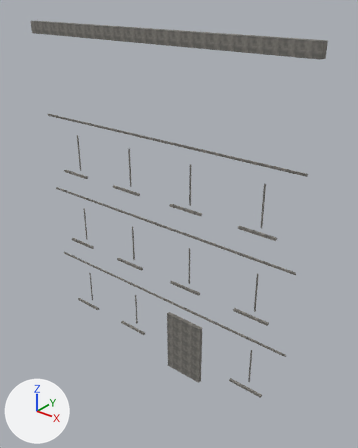
What one commit did to the OBJ model resources/blender/zombie_street/Street_BlockL0_Trim.obj.
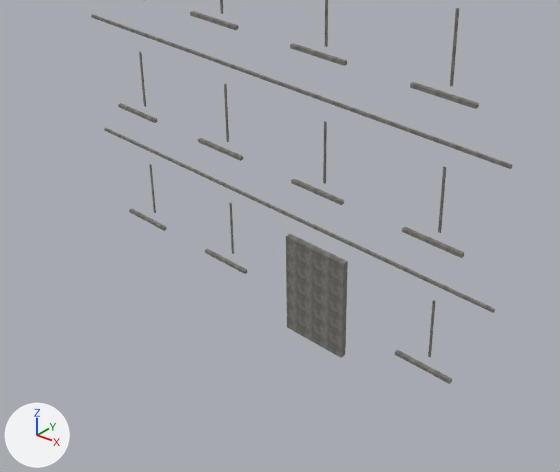
Old and new are each drawn whole from a 50 mm lens placed at (10.87, -12.23, 13.75), pointed at (0.72, 0.45, 5.88) and again close up on the part from 1% to 90% of the width and 40% to 100% of the height. Lighting does not change. The marker at lower left points along +X, +Y and +Z. The older version's two pictures come first. Where no turn or scale is listed for an object, it has been applied to the vertices.

Names of what the first close-up shows: 'Street_BlockL0_Trim'.
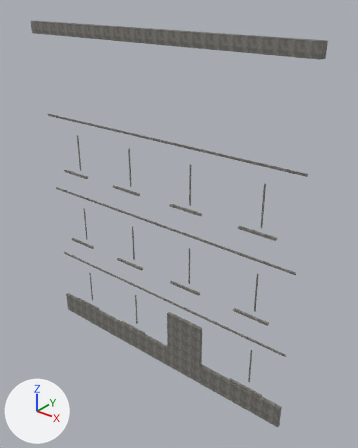
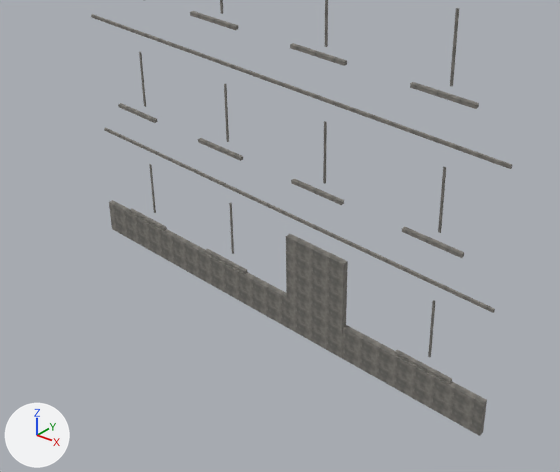
The change, as a diff of the scene's bpy script:
```diff
--- a/resources/blender/zombie_street/Street_BlockL0_Trim.obj.py
+++ b/resources/blender/zombie_street/Street_BlockL0_Trim.obj.py
@@ me_street_blockl0_trim @@
 # used by ob_street_blockl0_trim; location = (0.0, 0.0, 0.0)
-me_street_blockl0_trim.from_pydata(...)  # 216 vertices, 324 faces; spans x -5.7..5.7, y -0.26..0.23, z -0.38..12.5
+me_street_blockl0_trim.from_pydata(...)  # 224 vertices, 336 faces; spans x -5.7..5.7, y -0.26..0.23, z -0.4..12.5
+# me_street_blockl0_trim part 1: a new loose piece, a box spanning x -5.66..5.66, y -0.13..0.0, z -0.4..0.48, in mat_trimstone (picture img_trimstone_png)
 me_street_blockl0_trim.materials.append(mat_trimstone)
```

Pixel boxes (x1, y1, x2, y2) of what changed, in the close-ups (560 x 472 px):
'Street_BlockL0_Trim', reshaped
    before: (91, 0, 512, 384)
    after: (91, 0, 512, 436)
part 1 of me_street_blockl0_trim, added
    after: (109, 200, 487, 436)
